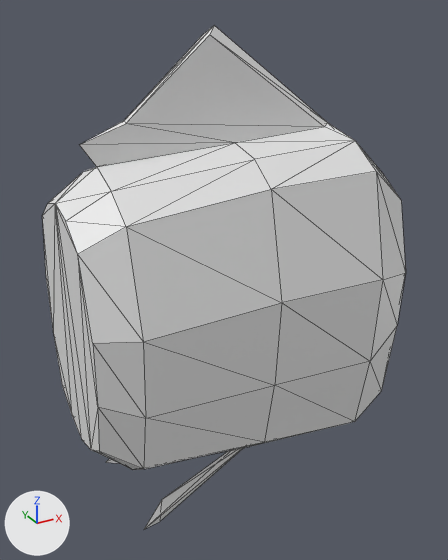
What one commit did to the glTF model floppy_fish_godot/Objects/fish_mesh_tail1.glb.
One viewpoint serves both versions: a 50 mm camera at (-0.1237, -0.158, 0.0838) aimed at (-0.037, -0.0004, 0.005). The lights are fixed; the arrows at lower left show +X, +Y and +Z. Mesh edges are drawn as thin lines. Vertices at the same position are counted once.

Before the edit, the objects in view are built like this:
```python
me_cube_002 = bpy.data.meshes.new('Cube.002')
me_cube_002.from_pydata(...)  # 92 vertices, 180 faces; spans x -0.0869..0.0137, y -0.0313..0.0313, z -0.0667..0.0794
ob_segment1 = bpy.data.objects.new('Segment1', me_cube_002)
ob_segment1.location = (0.0, 0.0, 0.0)
```
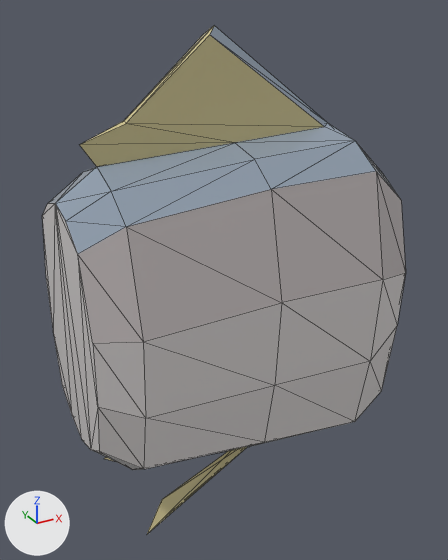
Patch to the scene script:
```diff
--- a/floppy_fish_godot/Objects/fish_mesh_tail1.glb.py
+++ b/floppy_fish_godot/Objects/fish_mesh_tail1.glb.py
@@ mat_fishmaterial @@
+mat_fishmaterial = bpy.data.materials.new('FishMaterial')
+# nodes: BsdfPrincipled, Mix, OutputMaterial, VertexColor
+# colours: white #e7e7e7
@@ me_cube_002 @@
 me_cube_002.from_pydata(...)  # 92 vertices, 180 faces; spans x -0.0869..0.0137, y -0.0313..0.0313, z -0.0667..0.0794
 # used by ob_segment1; location = (0.0, 0.0, 0.0)
-me_cube_002.vertices[35].co = (-0.0305, 0.009, -0.0535)
-me_cube_002.vertices[38].co = (-0.0752, 0.0179, -0.0651)  # pixel (105, 462)
-me_cube_002.vertices[87].co = (-0.0305, -0.009, -0.0535)
-me_cube_002.vertices[90].co = (-0.0752, -0.0179, -0.0651)  # pixel (143, 529)
+# me_cube_002 part 1
+me_cube_002.vertices[35].co = (-0.0303, 0.01, -0.0535)
+me_cube_002.vertices[38].co = (-0.0751, 0.0201, -0.0651)  # pixel (103, 458)
+me_cube_002.vertices[87].co = (-0.0303, -0.01, -0.0535)
+me_cube_002.vertices[90].co = (-0.0751, -0.0201, -0.0651)  # pixel (146, 534)
+# me_cube_002 part 2: 176 faces spanning x -0.0869..0.0137, y -0.0313..0.0313, z -0.0667..0.0794 switch from no material to mat_fishmaterial
```

Changed parts and their boxes [x1, y1, x2, y2] in the pictures (448 x 560 px; the box of a moved part takes in the faces that stretch with it):
'Segment1', reshaped
    before: [42, 25, 406, 529]
    after: [42, 25, 406, 534]
part 1 of me_cube_002, moved or reshaped
    before: [107, 448, 243, 529]
    after: [104, 447, 247, 534]
part 2 of me_cube_002, recoloured
    both: [42, 25, 406, 498]
